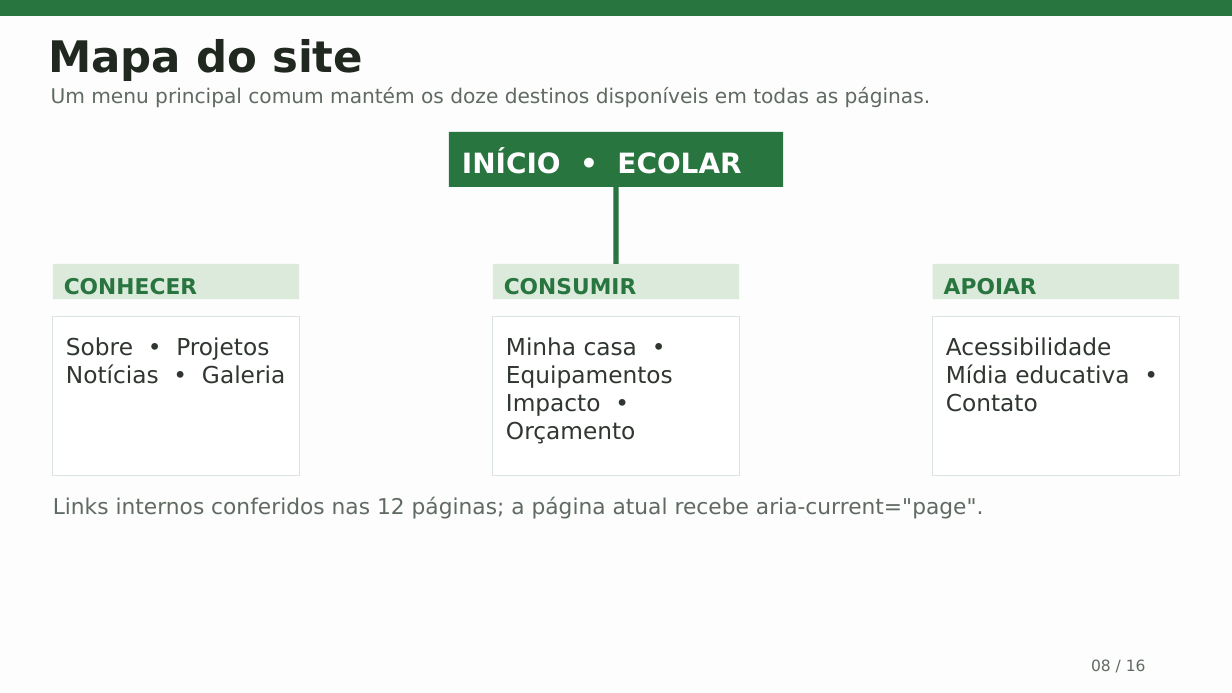
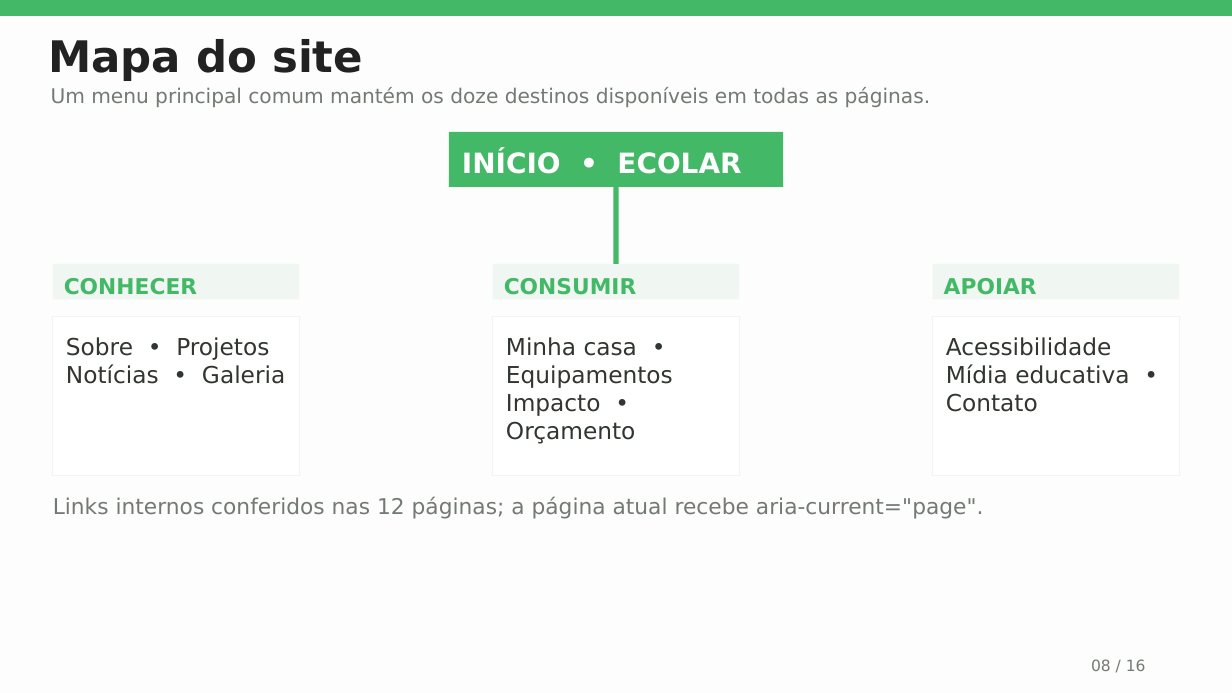
Before and after one commit to DevKaique-1/Ecolar_Projeto_html, a slide deck: slide 8 of docs/apresentacao-ecolar.pptx. Drawn at 1232x693 pixels with LibreOffice and Linux fonts; fonts in the diff are those of the drawing. Boxes give left, top, right and bottom in pixels: in the first picture for what was removed or moved away, otherwise in the second. Text is boxed around its words. In the diff, an @@ line names an element or a change of style, - is before the commit and + after.

```diff
--- a/docs/apresentacao-ecolar.pptx
+++ b/docs/apresentacao-ecolar.pptx
@@ text "Mapa do site" at (48, 39, 363, 81): text colour #202820 to #222222 @@
@@ fill #28753F to #43B968 in 3 elements at (0, 0, 1232, 16), (449, 132, 784, 187), (614, 187, 619, 264) @@
@@ fill #DBEADB to #F0F6F1 in 3 elements at (493, 264, 739, 298), (934, 264, 1179, 298), (53, 264, 298, 298) @@
@@ text colour #28753F to #43B968 in 3 elements at (64, 278, 197, 295), (504, 278, 637, 295), (944, 278, 1037, 295) @@
@@ outline #DBE5DB 0 pt to #F0F6F1 0 pt in 3 elements at (493, 316, 739, 475), (934, 316, 1179, 475), (53, 316, 298, 475) @@
@@ text colour #606A62 to #737A74 in 3 elements at (51, 87, 930, 107), (1091, 659, 1146, 671), (53, 496, 984, 519) @@
```
Also in this commit, not shown: 15 other slides changed, 3 other files.
